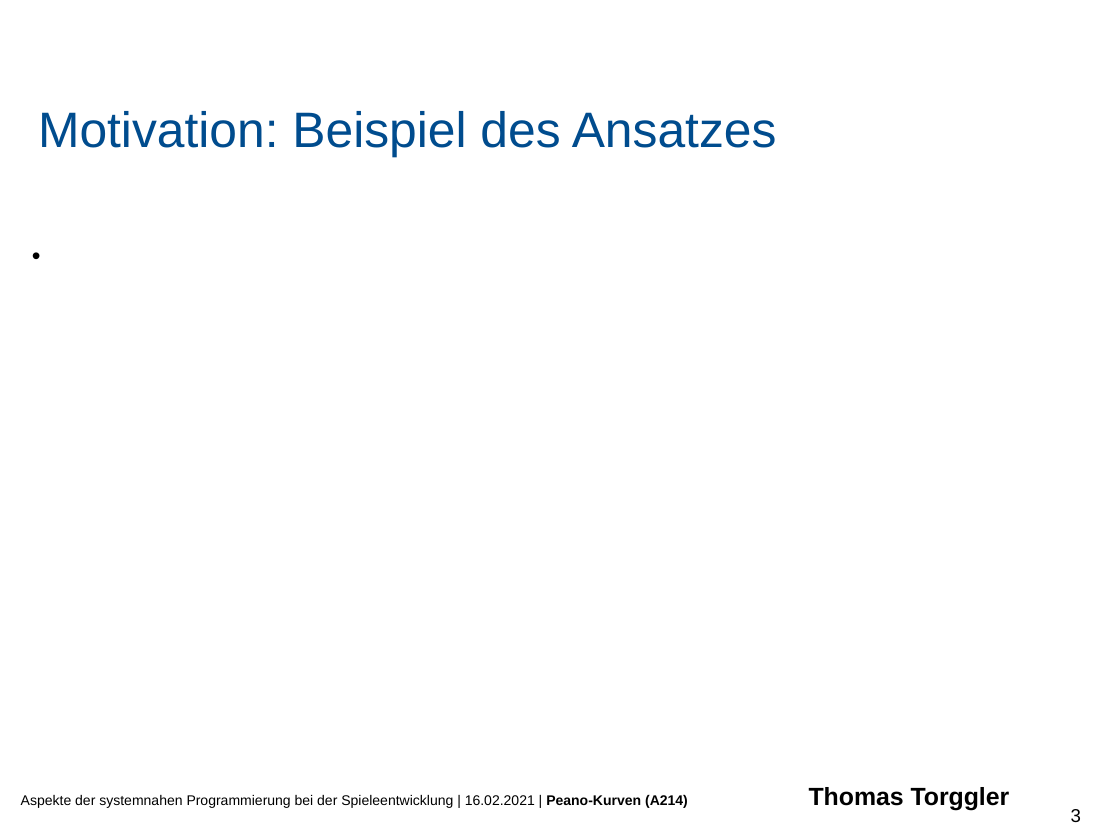
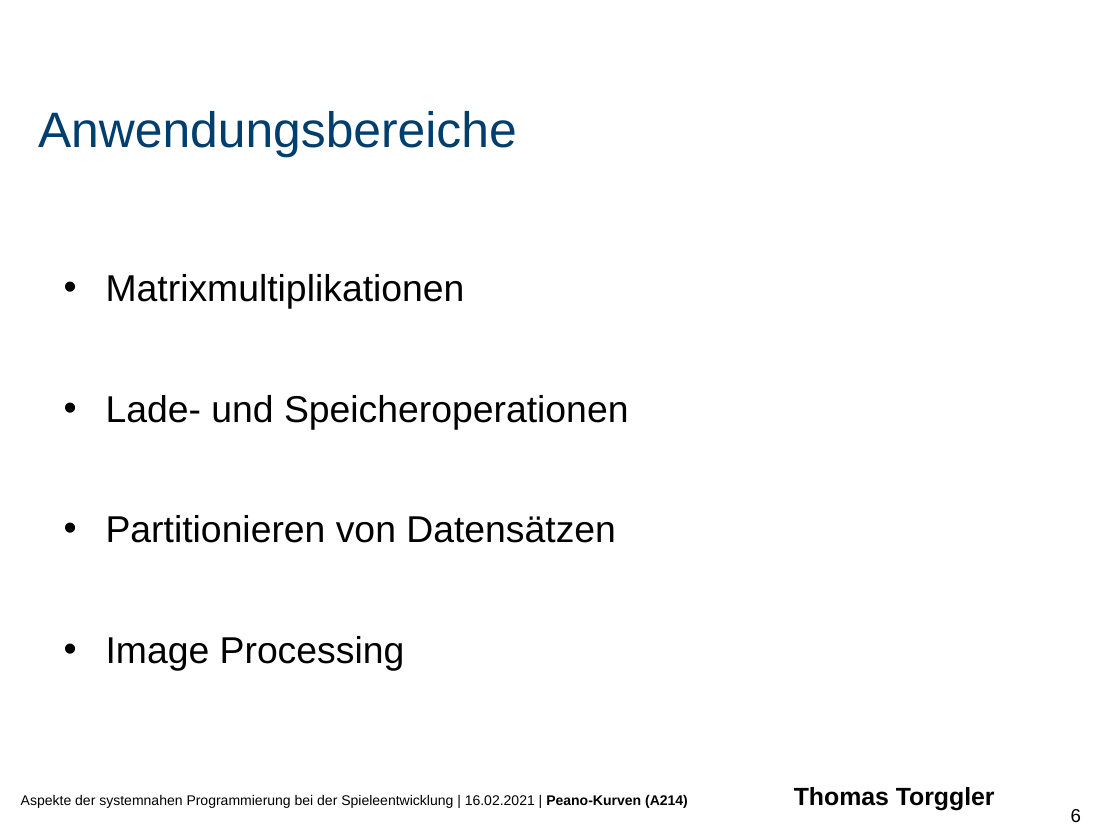
Before and after one commit to PaddlePad/ASP-Peano, a slide deck: slide 6 of Ausarbeitung/präzi.pptx (slide 3 before the commit). Drawn at 1120x840 pixels with LibreOffice and Linux fonts; fonts in the diff are those of the drawing; background and template pictures are left out. Boxes give left, top, right and bottom in pixels: in the first picture for what was removed or moved away, otherwise in the second. Text is boxed around its words. In the diff, an @@ line names an element or a change of style, - is before the commit and + after.

```diff
--- a/Ausarbeitung/präzi.pptx
+++ b/Ausarbeitung/präzi.pptx
@@ text at box(38, 111, 517, 157): text changed; text colour #004C8E to #003D6E @@
-Motivation: Beispiel des Ansatzes
+Anwendungsbereiche
@@ text removed at box(31, 236, 1074, 791) @@
-•
@@ text added at box(106, 274, 628, 671), 24 pt, text #000000 @@
+• Matrixmultiplikationen
+• Lade- und Speicheroperationen
+• Partitionieren von Datensätzen
+• Image Processing
@@ text "Aspekte der systemnahen Programmierung bei ..." rewrapped from box(21, 787, 1010, 811) to box(21, 787, 995, 811) @@
@@ page number at box(1071, 809, 1081, 822): text changed @@
-3
+6
```
Also in this commit, not shown: 2 other slides changed, 2 slides added.
